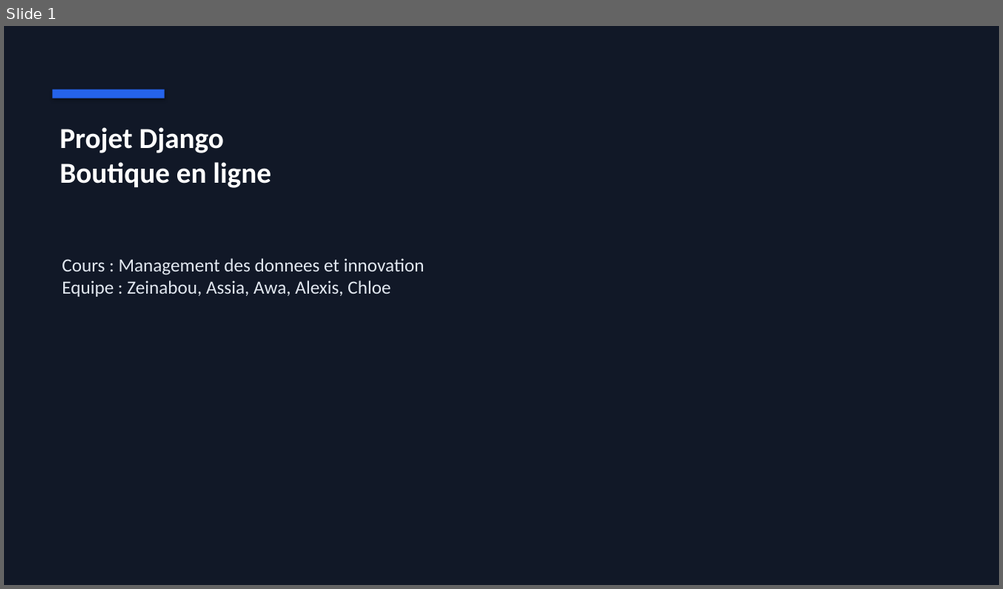
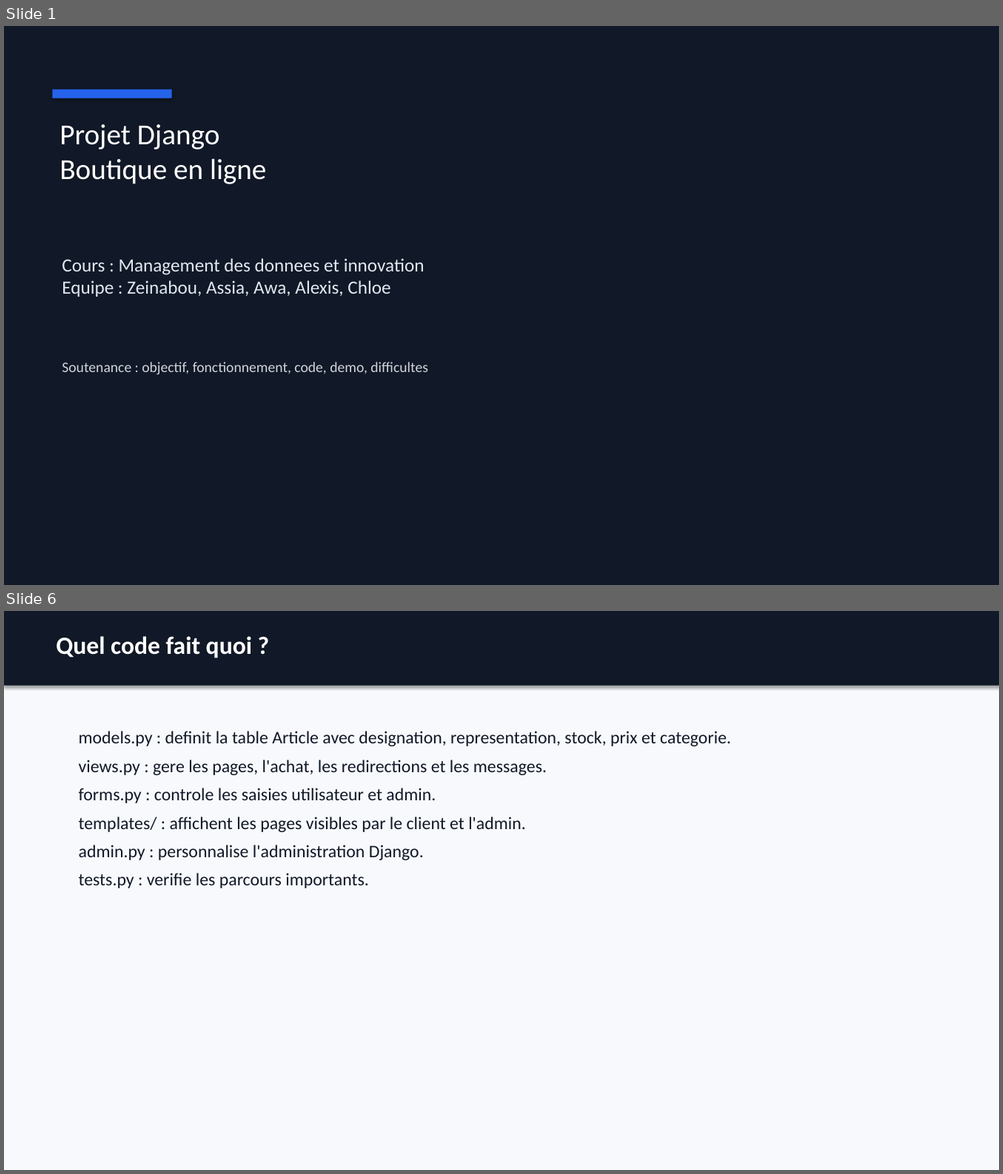
Before and after one commit to Djakumani/Projet-Python-Boutique, a slide deck: docs/presentation_soutenance_boutique.pptx. Shown one above the other, each under a label of ours: slide 1 before the commit, slides 1 and 6 after it; the slides between them are not shown. The pictures are 1003x589 and 1003x1174 pixels, drawn with LibreOffice and Linux fonts; fonts in the diff are those of the drawing. Boxes give left, top, right and bottom in pixels: in the first picture for what was removed or moved away, otherwise in the second. Text is boxed around its words. In the diff, an @@ line names an element or a change of style, - is before the commit and + after.

Commit message:
Expand soutenance materials and update women images

```diff
--- a/docs/presentation_soutenance_boutique.pptx
+++ b/docs/presentation_soutenance_boutique.pptx
@@ slide 6 added at (4, 611, 999, 1170), background #F7F9FC @@
@@ rectangle added at (4, 611, 999, 686), fill #111827 @@
@@ text added at (56, 636, 252, 658), 24 pt, text #FFFFFF, bold @@
+Quel code fait quoi ?
@@ text added at (79, 731, 731, 889), 17 pt, text #111827 @@
+models.py : definit la table Article avec designation, representation, stock, prix et categorie.
+views.py : gere les pages, l'achat, les redirections et les messages.
+forms.py : controle les saisies utilisateur et admin.
+templates/ : affichent les pages visibles par le client et l'admin.
+admin.py : personnalise l'administration Django.
+tests.py : verifie les parcours importants.
@@ slide 1 changed as well @@
@@ rectangle: place and size @@
-rectangle at (53, 90, 165, 99)
+rectangle at (53, 90, 172, 99)
@@ text "Projet Django Boutique en ligne" at (60, 124, 266, 184): bold off @@
@@ text added at (62, 362, 428, 375), 14 pt, text #D1D5DB @@
+Soutenance : objectif, fonctionnement, code, demo, difficultes
```
Also in this commit, not shown: 4 other slides changed, 7 other slides added, 2 slides removed, 5 other files.
